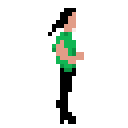
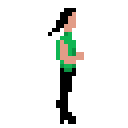
The second 128x128 image is a revision of the first. Changes to its layers:
hid "Layer 8 copy 3", painted on it over [52, 24, 76, 64]
showed "Layer 8 copy", painted on it over [52, 24, 76, 64]
